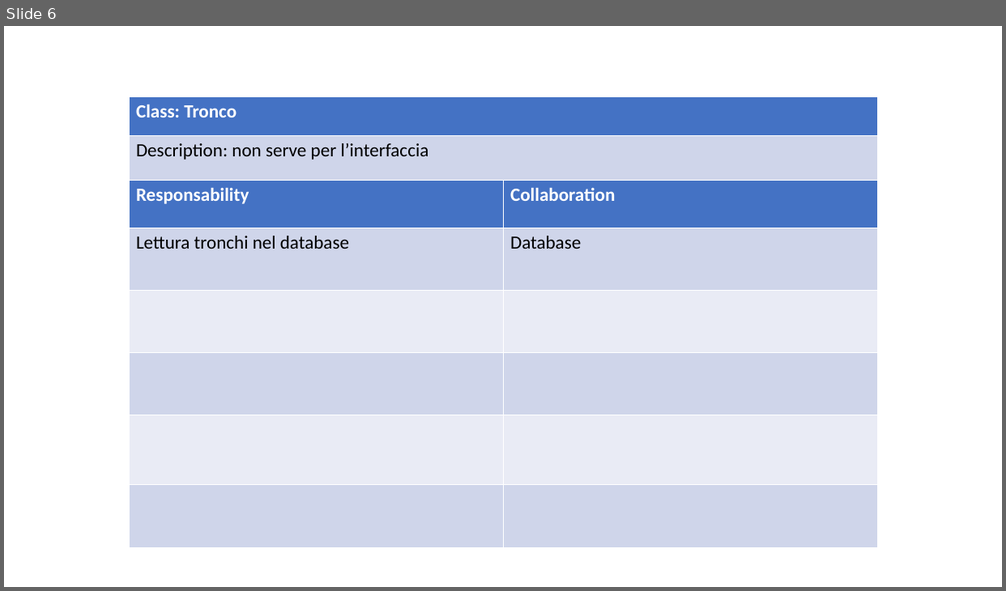
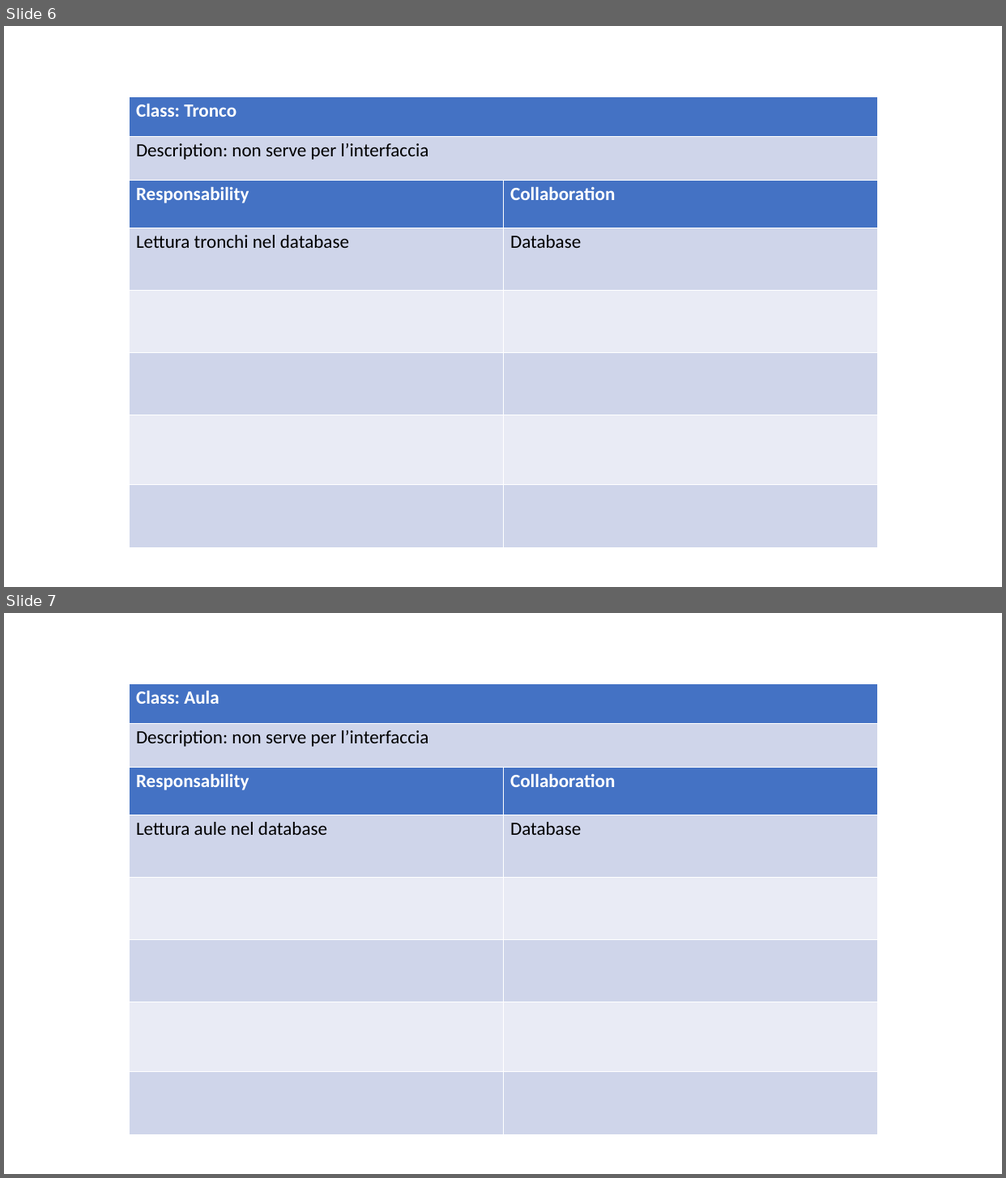
Before and after one commit to ecorradini/ProgettoIDS, a slide deck: AnalisiRequisiti/CRC/UT3/CRC_UT3.ppt. Shown one above the other, each under a label of ours: slide 6 before the commit, slides 6 and 7 after it. The pictures are 1006x591 and 1006x1178 pixels, drawn with LibreOffice and Linux fonts; fonts in the diff are those of the drawing. Boxes give left, top, right and bottom in pixels: in the first picture for what was removed or moved away, otherwise in the second. Text is boxed around its words. In the diff, an @@ line names an element or a change of style, - is before the commit and + after.

```diff
--- a/AnalisiRequisiti/CRC/UT3/CRC_UT3.ppt
+++ b/AnalisiRequisiti/CRC/UT3/CRC_UT3.ppt
@@ slide 7 added at <box>4,613,1002,1174</box>, background #FFFFFF @@
@@ table added at <box>129,683,878,767</box>, 2 rows, 1 columns @@
+Class: Aula
+Description: non serve per l’interfaccia
@@ table added at <box>129,766,877,1134</box>, 6 rows, 2 columns @@
+Responsability | Collaboration
+Lettura aule nel database | Database
+ | 
+ | 
+ | 
+ | 
```
Also in this commit, not shown: 9 other slides changed, 7 other files.
